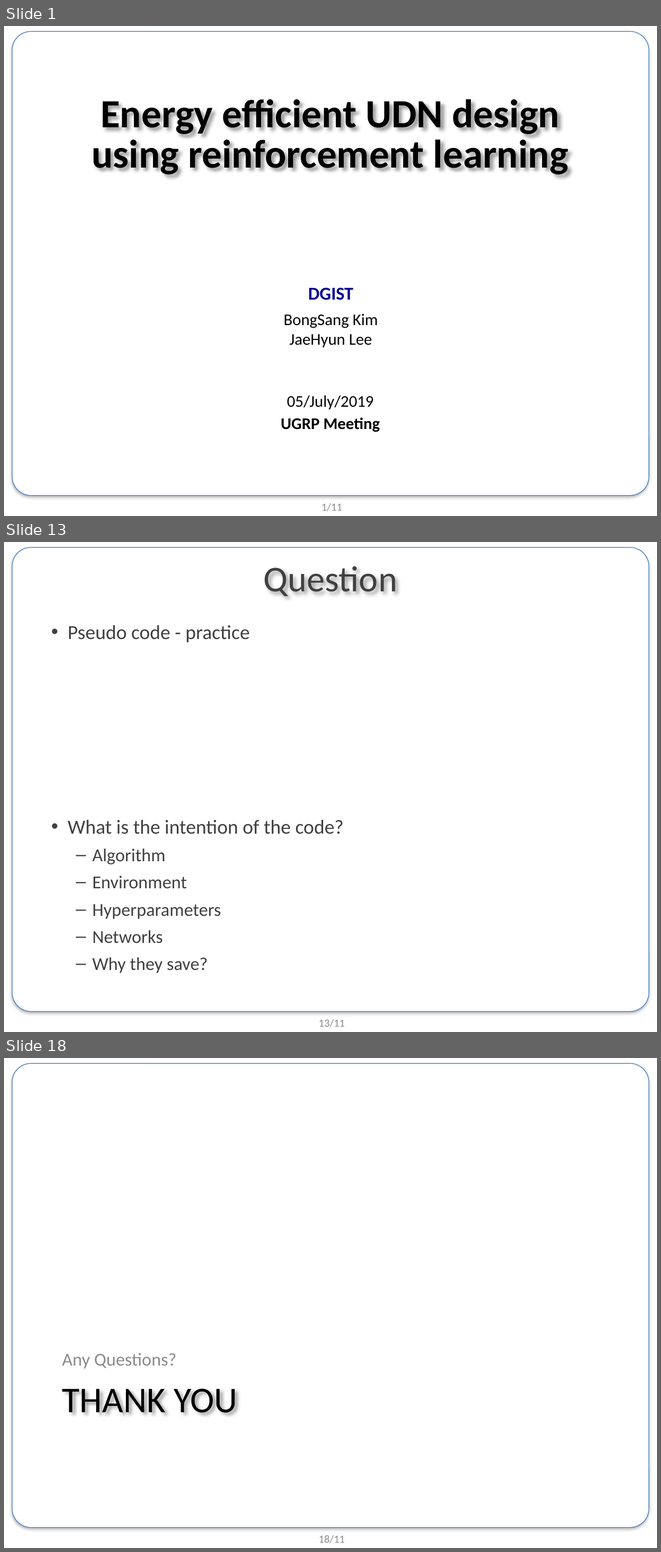
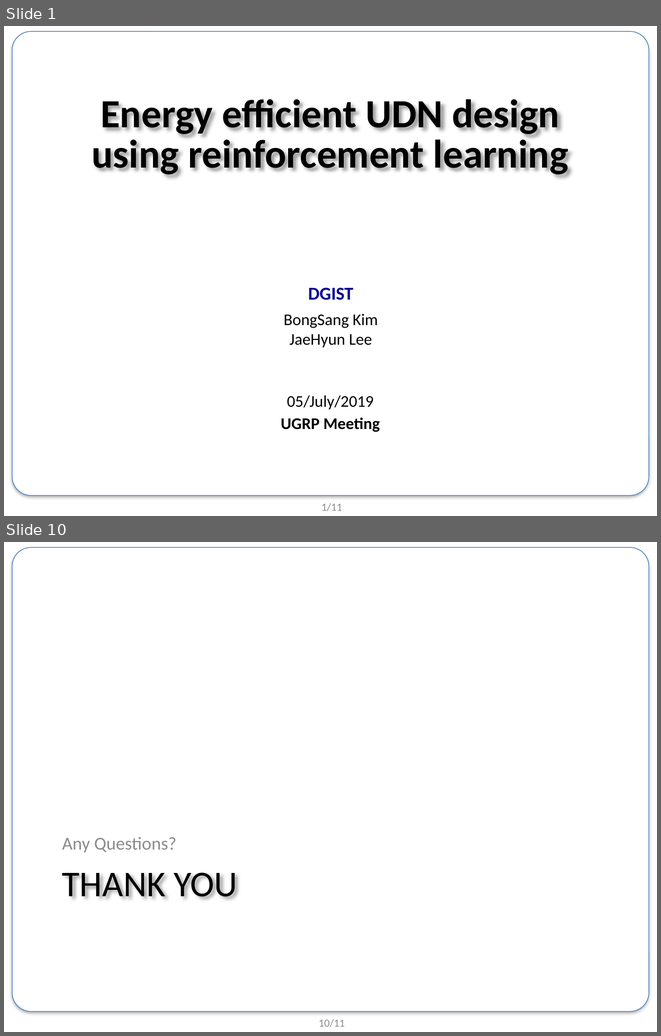
Before and after one commit to BongSangKim/UGRP, a slide deck: 0704 미팅/190704_UGRP_발표자료.pptx. Shown one above the other, each under a label of ours: slides 1, 13 and 18 before the commit, slides 1 and 10 after it; the slides between them are not shown. The pictures are 661x1552 and 661x1036 pixels, drawn with LibreOffice and Linux fonts; fonts in the diff are those of the drawing; background and template pictures are left out. Boxes give left, top, right and bottom in pixels: in the first picture for what was removed or moved away, otherwise in the second. Text is boxed around its words. In the diff, an @@ line names an element or a change of style, - is before the commit and + after.

```diff
--- a/0704 미팅/190704_UGRP_발표자료.pptx
+++ b/0704 미팅/190704_UGRP_발표자료.pptx
@@ slide 13 removed at [4, 542, 657, 1032], background #FFFFFF; not listed: 2 template elements that a slide beside it also shows @@
@@ title removed at [264, 566, 397, 597] @@
-Question
@@ text removed at [68, 625, 344, 973] @@
-• Pseudo code - practice
-• What is the intention of the code?
-  – Algorithm
-  – Environment
-  – Hyperparameters
-  – Networks
-  – Why they save?
@@ what was slide 18 is now slide 10 @@
@@ page number at [319, 1019, 345, 1027]: text changed @@
-18/11
+10/11
```
Also in this commit, not shown: 1 slide changed, 7 slides added, 14 other slides removed, 1 other file.
